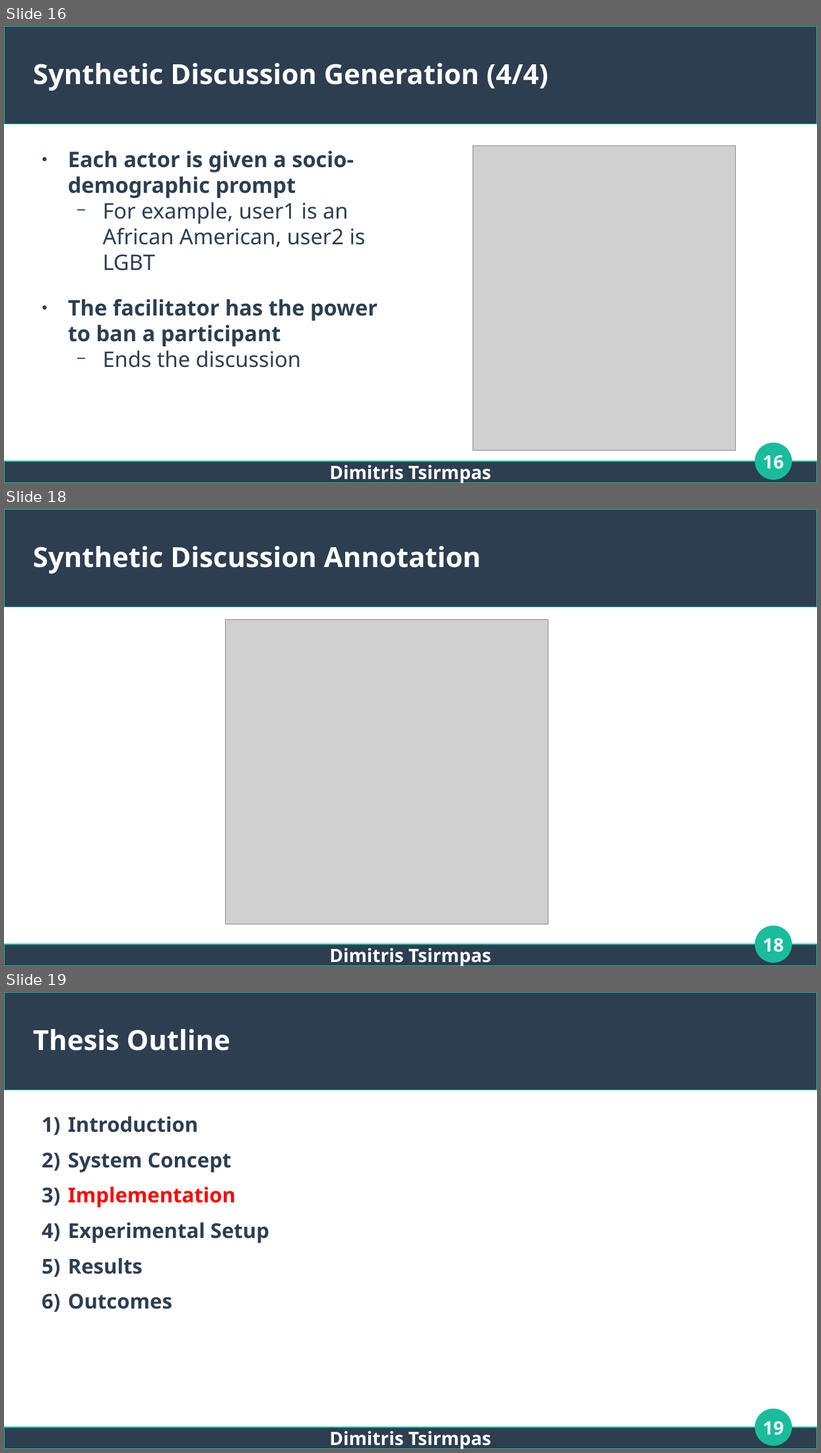
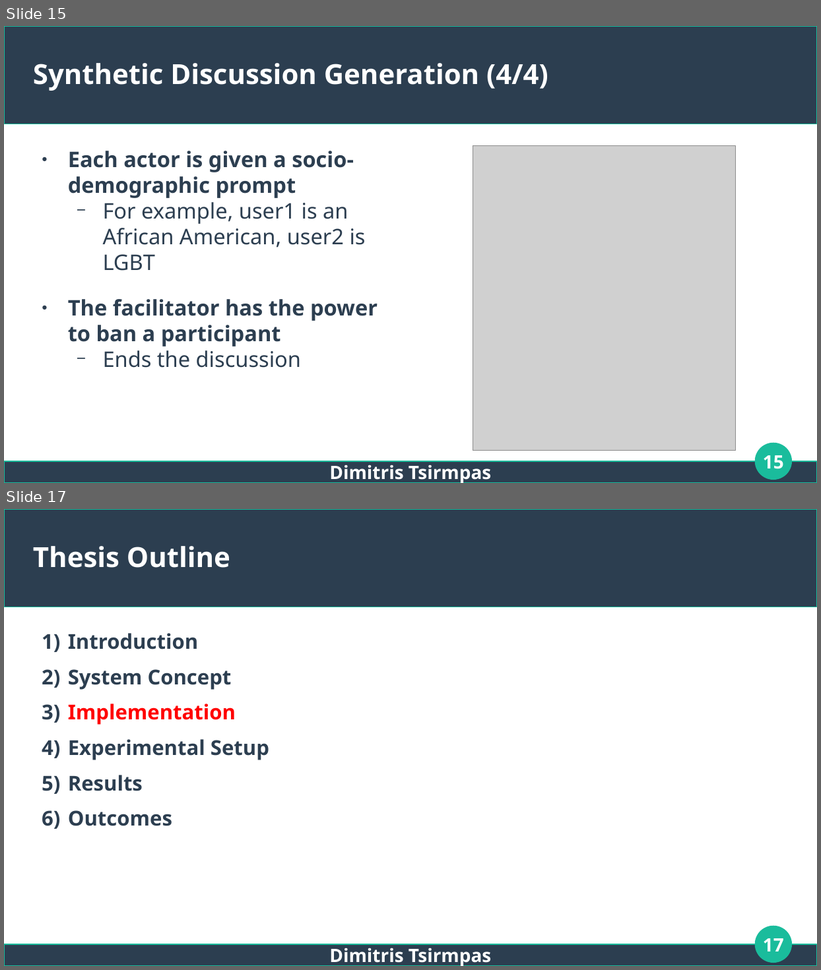
Before and after one commit to dimits-ts/llm_moderation_research, a slide deck: presentations/thesis.odp. Shown one above the other, each under a label of ours: slides 16, 18 and 19 before the commit, slides 15 and 17 after it; the slides between them are not shown. The pictures are 821x1453 and 821x970 pixels, drawn with LibreOffice and Linux fonts; fonts in the diff are those of the drawing; grey boxes stand for pictures. Boxes give left, top, right and bottom in pixels: in the first picture for what was removed or moved away, otherwise in the second. Text is boxed around its words. In the diff, an @@ line names an element or a change of style, - is before the commit and + after.

```diff
--- a/presentations/thesis.odp
+++ b/presentations/thesis.odp
@@ slide 18 removed at [4, 509, 817, 966], background #FFFFFF; not listed: 3 template elements that a slide beside it also shows @@
@@ title removed at [33, 546, 481, 574] @@
-Synthetic Discussion Annotation
@@ picture removed at [225, 620, 548, 924] @@
@@ page number removed at [763, 939, 784, 953] @@
-18
@@ text removed at [329, 948, 491, 966] @@
-Dimitris Tsirmpas
@@ what was slide 16 is now slide 15 @@
@@ page number at [763, 456, 784, 470]: text changed @@
-16
+15
@@ what was slide 19 is now slide 17 @@
@@ page number at [763, 939, 784, 952]: text changed @@
-19
+17
```
Also in this commit, not shown: 7 slides changed, 1 other slide removed.
